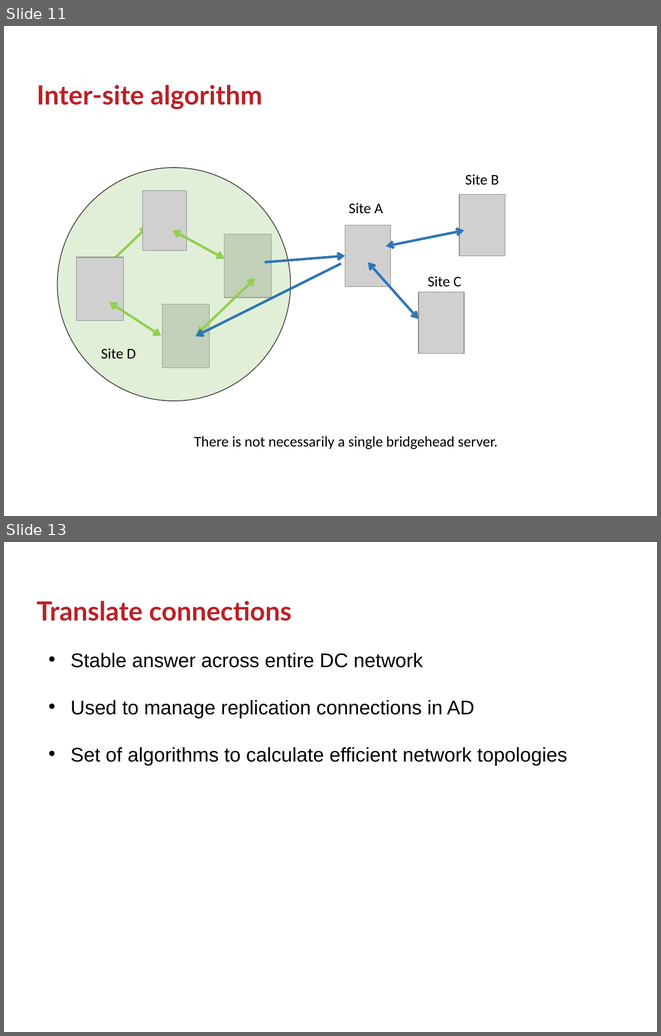
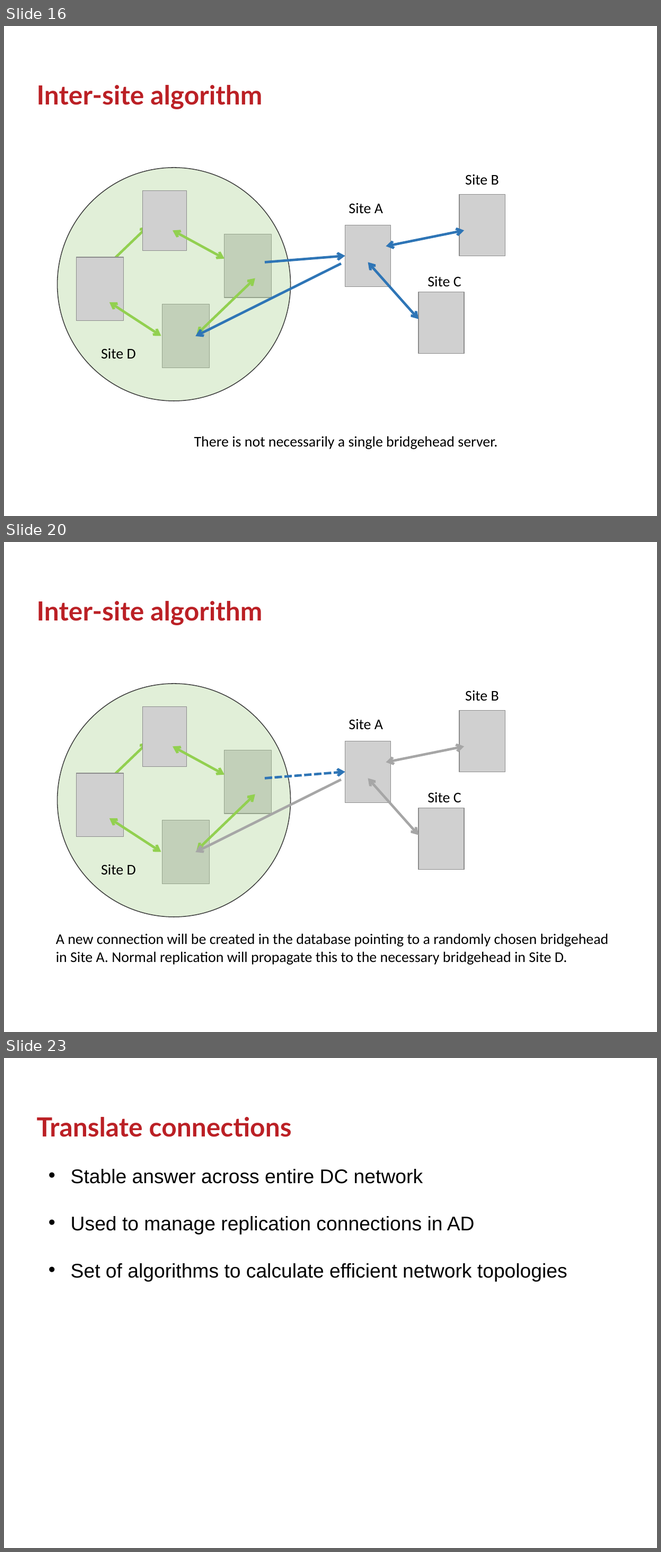
Before and after one commit to GSam/Slides, a slide deck: Samba KCC.pptx. Shown one above the other, each under a label of ours: slides 11 and 13 before the commit, slides 16, 20 and 23 after it; the slides between them are not shown. The pictures are 661x1036 and 661x1552 pixels, drawn with LibreOffice and Linux fonts; fonts in the diff are those of the drawing; grey boxes stand for pictures; background and template pictures are left out. Boxes give left, top, right and bottom in pixels: in the first picture for what was removed or moved away, otherwise in the second. Text is boxed around its words. In the diff, an @@ line names an element or a change of style, - is before the commit and + after.

```diff
--- a/Samba KCC.pptx
+++ b/Samba KCC.pptx
@@ slide 20 added at <box>4,542,657,1032</box>, background #FFFFFF @@
@@ title added at <box>37,601,262,625</box>, 32 pt, text #BB2025, bold @@
+Inter-site algorithm
@@ freeform shape added at <box>58,684,291,917</box>, fill #A9D18E at 34% opacity, outline #404040 1 pt @@
@@ text added at <box>465,690,499,701</box>, 18 pt, text #000000 @@
+Site B
@@ picture added at <box>143,707,187,767</box> @@
@@ picture added at <box>460,711,505,772</box> @@
@@ text added at <box>348,718,383,730</box>, 18 pt, text #000000 @@
+Site A
@@ double arrow added from (89, 799) to (148, 742), #92D050 3 pt @@
@@ double arrow added from (173, 747) to (224, 774), #92D050 3 pt @@
@@ picture added at <box>345,741,391,803</box> @@
@@ double arrow added from (386, 762) to (465, 747), #A6A6A6 3 pt @@
@@ picture added at <box>224,750,272,813</box> @@
@@ picture added at <box>76,773,124,837</box> @@
@@ arrow added from (341, 779) to (195, 852), #A6A6A6 3 pt @@
@@ arrow added from (265, 778) to (345, 772), #2E75B6 3 pt dashed @@
@@ double arrow added from (368, 778) to (419, 835), #A6A6A6 3 pt @@
@@ double arrow added from (196, 850) to (255, 794), #92D050 3 pt @@
@@ text added at <box>427,792,461,803</box>, 18 pt, text #000000 @@
+Site C
@@ picture added at <box>419,808,465,870</box> @@
@@ double arrow added from (109, 818) to (161, 852), #92D050 3 pt @@
@@ picture added at <box>162,820,210,883</box> @@
@@ text added at <box>101,864,136,874</box>, 18 pt, text #000000 @@
+Site D
@@ text added at <box>56,933,609,964</box>, 18 pt, text #000000 @@
+A new connection will be created in the database pointing to a randomly chosen bridgehead
+in Site A. Normal replication will propagate this to the necessary bridgehead in Site D.
@@ what was slide 11 is now slide 16 @@
@@ what was slide 13 is now slide 23 @@
```
Also in this commit, not shown: 2 slides changed, 11 other slides added, 1 slide removed.
